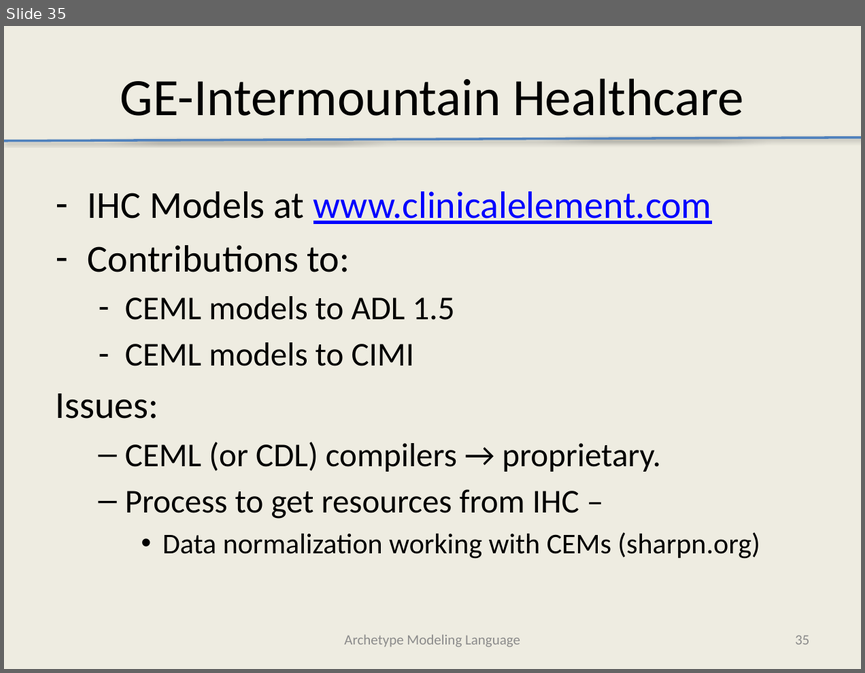
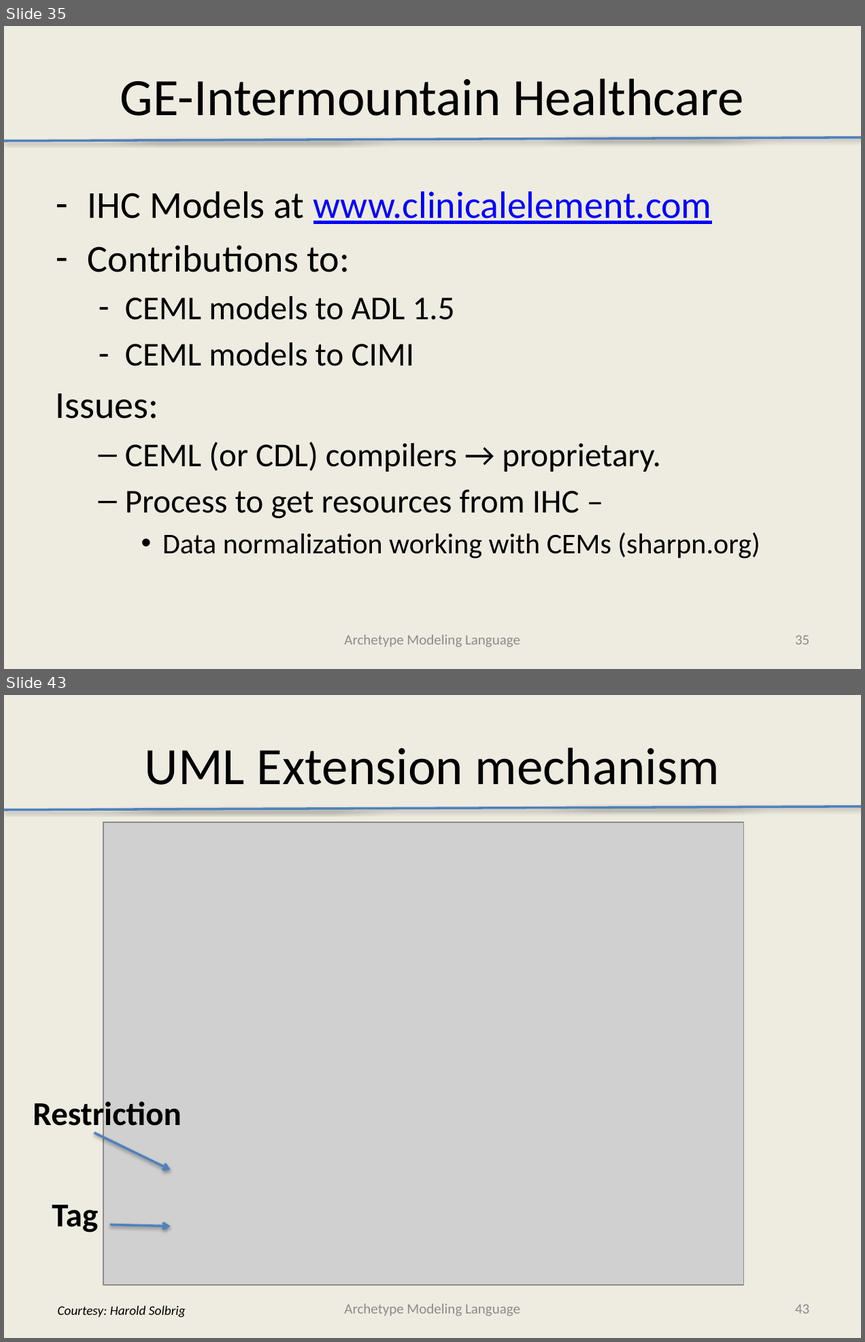
Before and after one commit to Avelanda/AMLTooling, a slide deck: docs/AMLTooling.pptx. Shown one above the other, each under a label of ours: slide 35 before the commit, slides 35 and 43 after it; the slides between them are not shown. The pictures are 865x673 and 865x1342 pixels, drawn with LibreOffice and Linux fonts; fonts in the diff are those of the drawing; grey boxes stand for pictures. Boxes give left, top, right and bottom in pixels: in the first picture for what was removed or moved away, otherwise in the second. Text is boxed around its words. In the diff, an @@ line names an element or a change of style, - is before the commit and + after.

```diff
--- a/docs/AMLTooling.pptx
+++ b/docs/AMLTooling.pptx
@@ slide 43 added at <box>4,695,861,1338</box>, background #EEECE1 @@
@@ title added at <box>145,747,719,785</box>, 44 pt, text #000000 @@
+UML Extension mechanism
@@ line added from (4, 810) to (861, 807), #4F81BD 2 pt @@
@@ picture added at <box>103,821,743,1285</box> @@
@@ text added at <box>33,1098,181,1133</box>, 28 pt, text #000000, bold @@
+Restriction
@@ arrow added from (94, 1133) to (170, 1170), #4F81BD 2 pt @@
@@ text added at <box>52,1204,98,1232</box>, 28 pt, text #000000, bold @@
+Tag
@@ arrow added from (110, 1225) to (170, 1226), #4F81BD 2 pt @@
@@ text added at <box>58,1305,186,1317</box>, 11 pt, text #000000, italic @@
+Courtesy: Harold Solbrig
@@ text added at <box>344,1303,520,1316</box>, 12 pt, text #8C8C8C @@
+Archetype Modeling Language
@@ page number added at <box>795,1304,809,1313</box>, 12 pt, text #8C8C8C @@
+43
```
Also in this commit, not shown: 1 slide changed, 9 other slides added.
